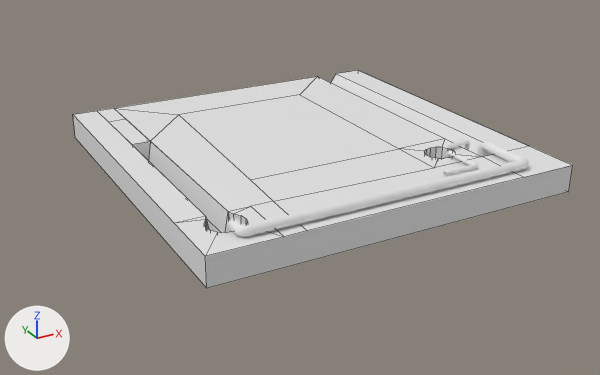
The Blender file Assets/SmallFarmBase.blend: old version first, new version second.
Rendered twice from a 50 mm lens placed at (-158.0, -285.0, 130.0), pointed at (-6.0, -9.0, -8.0). Every picture has the same lights, and +X, +Y and +Z are marked at lower left. Mesh edges are drawn as thin lines on the coarser meshes.

Objects in the first picture: 'Cube', 'Normal Pipe'.
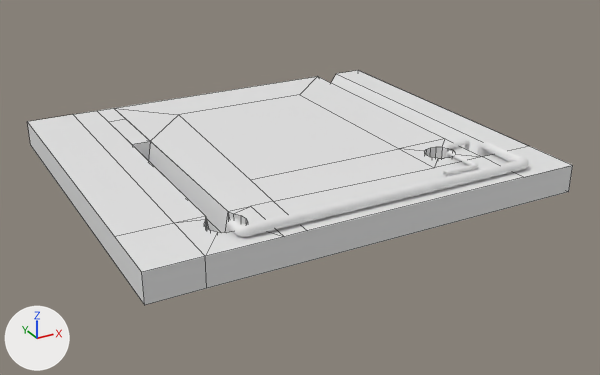
Commit message: edit farm bases

The change, as a list of edits to the scene's bpy script:
```text
Change me_cube:
    where me_cube.from_pydata(...)  # 135 vertices, 113 faces, 4 loose edges; spans x -76.0..76.0, y -1.0..10.0, z -77.0..76.0
    used by ob_cube; location = (0.0, 0.0, 0.0); rotation_euler = (1.571, 0.0, 0.0), in degrees (90, 0, 0)
    verts and faces of me_cube; kept vertices keep their numbers, new ones are numbered from 135
    before: 2 (-76.0, -1.0, -77.0) at pixel (75, 137), 3 (-76.0, -1.0, 76.0) at pixel (206, 288), 5 (-76.0, 10.0, -77.0) at pixel (72, 114), 97 (-76.0, 10.0, 50.0) at pixel (174, 223), 99 (-76.0, 10.0, 76.0) at pixel (205, 256)
    me_cube part 1
    add delete_faces([(2, 3, 99, 97, 5)])
    add for new, old in zip([*range(135, 140)], [2, 3, 5, 97, 99]): verts[new] = verts[old] + (-20.0, 0.0, 0.0)
    add faces += [(97, 138, 139, 99), (135, 136, 139, 138, 137), (5, 137, 138, 97), (2, 135, 137, 5), (3, 99, 139, 136), (2, 3, 136, 135)]
```

Location of each change, [x1, y1, x2, y2] in pixels of the pictures (600 x 375 px):
'Cube', reshaped (9% wider, 8% taller)
    before: [73, 70, 573, 288]
    after: [27, 70, 573, 305]
part 1 of me_cube, built on
    before: [73, 115, 207, 288]
    after: [27, 115, 207, 305]
